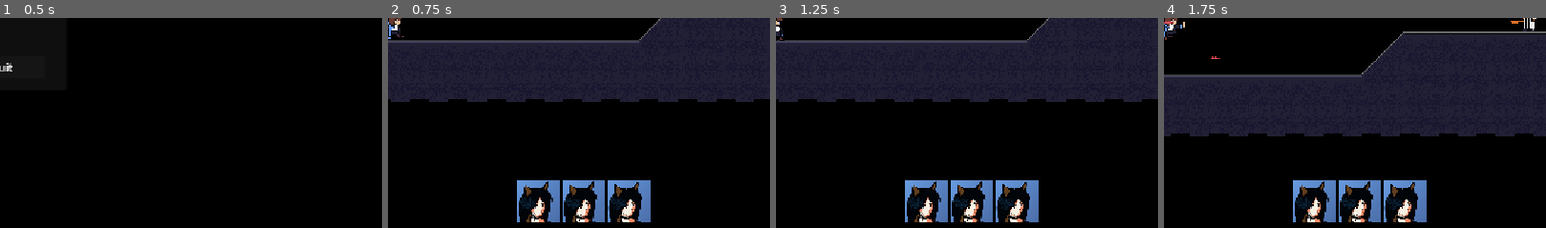
Above: before the commit, frames 1-4 (left to right).
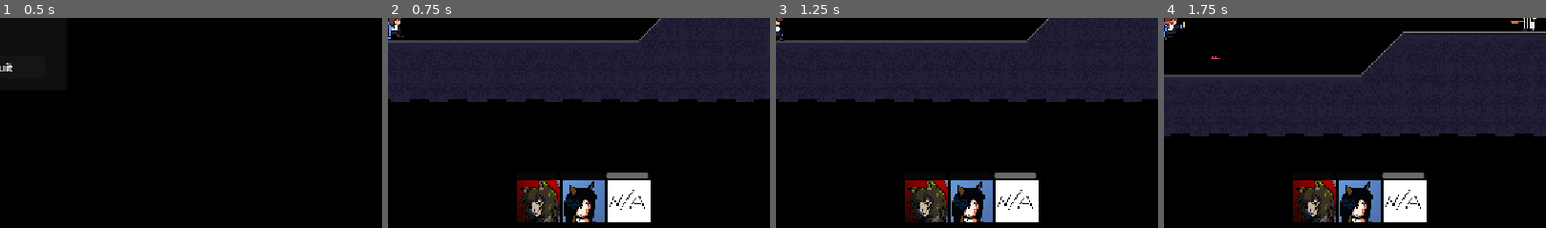
Above: after the commit, the same moments.

Repository: Rastrelly/amiyaQuest
Game: Godot game, scene res://scenes/mainMenu.tscn
The game is run twice, just before and just after one commit, with the same random seed, the same clock (stepped at 60 frames per second) and the same inputs.
Inputs:
- Up to frame 1 (0.5 s): no input
- Up to frame 2 (0.75 s): click "New Game" at 0.5 s
- Up to frame 3 (1.25 s): no input
- Up to frame 4 (1.75 s): tap Enter at 1.25 s; hold D (moveRight) from 1.28 s (still down); hold Ctrl (actAttack) from 1.28 s (still down); tap Space (moveJump) at 1.52 s
The pictures show only the part of the screen within x 50-100%, y 50-100%; the shares and areas given below are measured in that part.

Frame 1 is identical in both runs. In frame 2, 4.5% of the frame differs, in the area x 33-69%, y 73-98%; in frame 3, 4.5%; in frame 4, 4.5%.

Commit message:
helper system is online!
framework for calling helpers, ability cooldowns and UI icons for helpers now works :3

Diff:
--- /dev/null
+++ b/scenes/helperScenes/dobermannAreaCast.tscn
@@ -0,0 +1,16 @@
+[gd_scene format=3 uid="uid://bo3th0nhxv51r"]
+
+[ext_resource type="Script" uid="uid://dp0xufpy5sald" path="res://scripts/dobermann_area_cast.gd" id="1_ubftn"]
+
+[sub_resource type="RectangleShape2D" id="RectangleShape2D_pitpm"]
+size = Vector2(200, 20)
+
+[node name="dobermannArea" type="Area2D" unique_id=1269514199]
+collision_layer = 4
+collision_mask = 4
+script = ExtResource("1_ubftn")
+
+[node name="CollisionShape2D" type="CollisionShape2D" parent="." unique_id=1079541282]
+shape = SubResource("RectangleShape2D_pitpm")
+
+[connection signal="area_entered" from="." to="." method="_on_area_entered"]
--- a/scenes/main_ui.tscn
+++ b/scenes/main_ui.tscn
@@ -73,6 +73,47 @@
 texture = ExtResource("2_513t2")
 expand_mode = 3
 
+[node name="HBoxContainer2" type="HBoxContainer" parent="." unique_id=43940294]
+custom_minimum_size = Vector2(205, 8)
+custom_maximum_size = Vector2(205, 8)
+layout_mode = 1
+anchors_preset = 3
+anchor_left = 1.0
+anchor_top = 1.0
+anchor_right = 1.0
+anchor_bottom = 1.0
+offset_left = -208.0
+offset_top = -131.0
+offset_right = -3.0
+offset_bottom = -67.0
+grow_horizontal = 0
+grow_vertical = 0
+offset_transform_position = Vector2(128, -64)
+
+[node name="pb_helper1_reload" type="ProgressBar" parent="HBoxContainer2" unique_id=1880694639]
+custom_minimum_size = Vector2(64, 0)
+custom_maximum_size = Vector2(64, -1)
+layout_mode = 2
+size_flags_vertical = 1
+max_value = 1.0
+show_percentage = false
+
+[node name="pb_helper2_reload" type="ProgressBar" parent="HBoxContainer2" unique_id=630069058]
+custom_minimum_size = Vector2(64, 0)
+custom_maximum_size = Vector2(64, -1)
+layout_mode = 2
+size_flags_vertical = 1
+max_value = 1.0
+show_percentage = false
+
+[node name="pb_helper3_reload" type="ProgressBar" parent="HBoxContainer2" unique_id=1156128023]
+custom_minimum_size = Vector2(64, 0)
+custom_maximum_size = Vector2(64, -1)
+layout_mode = 2
+size_flags_vertical = 1
+max_value = 1.0
+show_percentage = false
+
 [node name="labelHP" type="Label" parent="." unique_id=294630171]
 layout_mode = 1
 offset_left = 10.0
--- /dev/null
+++ b/scenes/se_helper_medic.tscn
@@ -0,0 +1,81 @@
+[gd_scene format=3 uid="uid://dqb2tletlg7an"]
+
+[ext_resource type="PackedScene" uid="uid://bkk3ouph7pfns" path="res://scenes/speceffect_explosion.tscn" id="1_ds4xn"]
+[ext_resource type="Texture2D" uid="uid://cuma4bn38rase" path="res://sprites/helperSprites/medic.png" id="2_ds4xn"]
+
+[sub_resource type="AtlasTexture" id="AtlasTexture_bsf6w"]
+atlas = ExtResource("2_ds4xn")
+region = Rect2(0, 0, 64, 64)
+
+[sub_resource type="AtlasTexture" id="AtlasTexture_v4ldu"]
+atlas = ExtResource("2_ds4xn")
+region = Rect2(64, 0, 64, 64)
+
+[sub_resource type="AtlasTexture" id="AtlasTexture_nv20f"]
+atlas = ExtResource("2_ds4xn")
+region = Rect2(128, 0, 64, 64)
+
+[sub_resource type="AtlasTexture" id="AtlasTexture_nsjj8"]
+atlas = ExtResource("2_ds4xn")
+region = Rect2(192, 0, 64, 64)
+
+[sub_resource type="AtlasTexture" id="AtlasTexture_5y11d"]
+atlas = ExtResource("2_ds4xn")
+region = Rect2(256, 0, 64, 64)
+
+[sub_resource type="AtlasTexture" id="AtlasTexture_im0ut"]
+atlas = ExtResource("2_ds4xn")
+region = Rect2(320, 0, 64, 64)
+
+[sub_resource type="AtlasTexture" id="AtlasTexture_sm7lg"]
+atlas = ExtResource("2_ds4xn")
+region = Rect2(384, 0, 64, 64)
+
+[sub_resource type="AtlasTexture" id="AtlasTexture_thgo6"]
+atlas = ExtResource("2_ds4xn")
+region = Rect2(448, 0, 64, 64)
+
+[sub_resource type="AtlasTexture" id="AtlasTexture_ywye5"]
+atlas = ExtResource("2_ds4xn")
+region = Rect2(512, 0, 64, 64)
+
+[sub_resource type="SpriteFrames" id="SpriteFrames_v4ldu"]
+animations = [{
+"frames": [{
+"duration": 1.0,
+"texture": SubResource("AtlasTexture_bsf6w")
+}, {
+"duration": 1.0,
+"texture": SubResource("AtlasTexture_v4ldu")
+}, {
+"duration": 1.0,
+"texture": SubResource("AtlasTexture_nv20f")
+}, {
+"duration": 1.0,
+"texture": SubResource("AtlasTexture_nsjj8")
+}, {
+"duration": 1.0,
+"texture": SubResource("AtlasTexture_5y11d")
+}, {
+"duration": 1.0,
+"texture": SubResource("AtlasTexture_im0ut")
+}, {
+"duration": 1.0,
+"texture": SubResource("AtlasTexture_sm7lg")
+}, {
+"duration": 1.0,
+"texture": SubResource("AtlasTexture_thgo6")
+}, {
+"duration": 1.0,
+"texture": SubResource("AtlasTexture_ywye5")
+}],
+"loop": 0,
+"name": &"default",
+"speed": 10.0
+}]
+
+[node name="speceffect" unique_id=1413436321 instance=ExtResource("1_ds4xn")]
+
+[node name="AnimatedSprite2D" parent="." index="0" unique_id=1677364355]
+sprite_frames = SubResource("SpriteFrames_v4ldu")
+frame_progress = 0.0
--- /dev/null
+++ b/scenes/speceffect_dober_whip.tscn
@@ -0,0 +1,65 @@
+[gd_scene format=3 uid="uid://bshu7r8nn43rs"]
+
+[ext_resource type="Script" uid="uid://d1hn82ns3eo68" path="res://scripts/speceffect.gd" id="1_rk0el"]
+[ext_resource type="Texture2D" uid="uid://bqonu2130bk2s" path="res://sprites/seDobermannWhip.png" id="2_rk0el"]
+
+[sub_resource type="AtlasTexture" id="AtlasTexture_iin1x"]
+atlas = ExtResource("2_rk0el")
+region = Rect2(0, 0, 200, 20)
+
+[sub_resource type="AtlasTexture" id="AtlasTexture_3yuwp"]
+atlas = ExtResource("2_rk0el")
+region = Rect2(0, 20, 200, 20)
+
+[sub_resource type="AtlasTexture" id="AtlasTexture_eeaw7"]
+atlas = ExtResource("2_rk0el")
+region = Rect2(0, 40, 200, 20)
+
+[sub_resource type="AtlasTexture" id="AtlasTexture_nu6vs"]
+atlas = ExtResource("2_rk0el")
+region = Rect2(0, 60, 200, 20)
+
+[sub_resource type="AtlasTexture" id="AtlasTexture_xccr8"]
+atlas = ExtResource("2_rk0el")
+region = Rect2(0, 80, 200, 20)
+
+[sub_resource type="AtlasTexture" id="AtlasTexture_78bnk"]
+atlas = ExtResource("2_rk0el")
+region = Rect2(0, 100, 200, 20)
+
+[sub_resource type="SpriteFrames" id="SpriteFrames_3yuwp"]
+animations = [{
+"frames": [{
+"duration": 1.0,
+"texture": SubResource("AtlasTexture_iin1x")
+}, {
+"duration": 1.0,
+"texture": SubResource("AtlasTexture_3yuwp")
+}, {
+"duration": 1.0,
+"texture": SubResource("AtlasTexture_eeaw7")
+}, {
+"duration": 1.0,
+"texture": SubResource("AtlasTexture_nu6vs")
+}, {
+"duration": 1.0,
+"texture": SubResource("AtlasTexture_xccr8")
+}, {
+"duration": 1.0,
+"texture": SubResource("AtlasTexture_78bnk")
+}],
+"loop": 0,
+"name": &"default",
+"speed": 20.0
+}]
+
+[node name="speceffect" type="Node2D" unique_id=1413436321]
+script = ExtResource("1_rk0el")
+
+[node name="AnimatedSprite2D" type="AnimatedSprite2D" parent="." unique_id=1677364355]
+sprite_frames = SubResource("SpriteFrames_3yuwp")
+autoplay = "default"
+frame = 5
+frame_progress = 1.0
+
+[connection signal="animation_finished" from="AnimatedSprite2D" to="." method="_speceffect_finished"]
--- a/scripts/GlobalFuncLib.gd
+++ b/scripts/GlobalFuncLib.gd
@@ -15,7 +15,13 @@
 	else:
 		return true
 
-
+#spawns speceffects cene node ad point; probably can spawn any node, needs testing
+func spawnSpeceffectAtPoint(path:String, pos: Vector2, scale: Vector2) -> void:
+	var se = load(path)
+	var seInst = se.instantiate()
+	get_tree().current_scene.add_child(seInst)
+	seInst.position = pos
+	seInst.scale = scale
 
 # Called when the node enters the scene tree for the first time.
 func _ready() -> void:
--- a/scripts/GlobalHelperController.gd
+++ b/scripts/GlobalHelperController.gd
@@ -1,46 +1,61 @@
 extends Node
+
+#inform UI that update is needed
+signal updateHelperUI
 
 #how many helpers can be assigned
 var maxHelpers:int = 3
 
 #assigned helpers
-var helpers:Array[int]=[0,2,0]
+var helpers:Array[int]=[1,2,0]
 #0 - nobody
 #1 - medic
 #2 - dobermann
 #3 - ace
 
+#timer to reset helper availability
+var helperTimers:Array[float]=[0.0,0.0,0.0]
+
 #contains cooldowns for all helpers; filled in _ready; is not slot-related
 var helperCooldowns:Array[float]=[]
 
-var helperTimers:Array[float]=[0.0,0.0,0.0]
-
+#names for icos of current helpers
+var helperIcons:Array[String]=["medic","dobermann","na"]
 
 #sets helper in slot by id (see comment for helpers array variable)
-func assignHelper(slotId:int, helperId:int) -> void:
+func assignHelper(slotId:int, helperId:int, helperName:String) -> void:
 	if (slotId >= 0 and slotId < maxHelpers):
 		helpers[slotId] = helperId
+		helperIcons[slotId] = helperName
+		updateHelperUI.emit()
 
+#sets helper timers to zero
 func resetHelperTimers() -> void:
-	#run timers
 	for i in maxHelpers:
 		helperTimers[i]=0.0
 
 func useHelper(helperSlot:int) -> bool:
 	if(helperTimers[helperSlot]<=0):
+
 		if (helpers[helperSlot]==0):
 			return false
+
 		if (helpers[helperSlot]==1):
-			return true
-		if (helpers[helperSlot]==2):
-			var helperSe = load("res://scenes/se_helper_dobermann.tscn")
-			var helperSeInst = helperSe.instantiate()
-			get_tree().current_scene.add_child(helperSeInst)
-			helperSeInst.position = GlobalStateMonitor.playerPos
+			GlobalFuncLib.spawnSpeceffectAtPoint("res://scenes/se_helper_medic.tscn",GlobalStateMonitor.playerPos,Vector2(GlobalStateMonitor.playerDir,1.0))
+			GlobalStateMonitor.healPlayer.emit(10)
 			helperTimers[helperSlot] = helperCooldowns[helpers[helperSlot]]
 			return true
+
+		if (helpers[helperSlot]==2):
+			GlobalFuncLib.spawnSpeceffectAtPoint("res://scenes/se_helper_dobermann.tscn",GlobalStateMonitor.playerPos,Vector2(GlobalStateMonitor.playerDir,1.0))
+			GlobalFuncLib.spawnSpeceffectAtPoint("res://scenes/speceffect_dober_whip.tscn",GlobalStateMonitor.playerPos+Vector2(100,0)*GlobalStateMonitor.playerDir,Vector2(GlobalStateMonitor.playerDir,1.0))
+			GlobalFuncLib.spawnSpeceffectAtPoint("res://scenes/helperScenes/dobermannAreaCast.tscn",GlobalStateMonitor.playerPos + Vector2(100,0)*GlobalStateMonitor.playerDir,Vector2(1.0,1.0))
+			helperTimers[helperSlot] = helperCooldowns[helpers[helperSlot]]
+			return true
+
 		if (helpers[helperSlot]==3):
 			return true
+
 	return false
 
 
--- /dev/null
+++ b/scripts/dobermann_area_cast.gd
@@ -0,0 +1,16 @@
+class_name doberWhipAreaCast extends Area2D
+
+var castLength:float = 200
+var dobermannWhipDamage = 2
+
+# Called when the node enters the scene tree for the first time.
+func _ready() -> void:
+	print("dobermann area cast spawned at ",self.position)
+
+
+# Called every frame. 'delta' is the elapsed time since the previous frame.
+func _process(delta: float) -> void:
+	pass
+
+func _on_area_entered(area: Area2D) -> void:
+	GlobalFuncLib.checkDamageable(area,true,dobermannWhipDamage)
--- a/scripts/global_stateMonitor.gd
+++ b/scripts/global_stateMonitor.gd
@@ -2,9 +2,11 @@
 
 var playerPos:Vector2
 var playerHP:float = 0.0
+var playerDir:int = 1
 var jumpDownMode:bool = false
 
 signal player_position(player_position: Vector2)
+signal healPlayer(amt:int)
 
 # Called when the node enters the scene tree for the first time.
 func _ready() -> void:
--- a/scripts/main_ui.gd
+++ b/scripts/main_ui.gd
@@ -4,11 +4,29 @@
 @onready var label_hp: Label = $labelHP
 @onready var label_death: Label = $labelDeath
 
+@onready var hlp1ico: TextureRect = $HBoxContainer/helper1
+@onready var hlp2ico: TextureRect = $HBoxContainer/helper2
+@onready var hlp3ico: TextureRect = $HBoxContainer/helper3
+
+
+@onready var hlp1pb: ProgressBar = $HBoxContainer2/pb_helper1_reload
+@onready var hlp2pb: ProgressBar = $HBoxContainer2/pb_helper2_reload
+@onready var hlp3pb: ProgressBar = $HBoxContainer2/pb_helper3_reload
+
+
 var scrSize:Vector2
+
+#refresh UI icons
+func updateUIElems() -> void:
+	hlp1ico.set_texture(load("res://sprites/uiGraphics/ico_"+GlobalHelperController.helperIcons[0]+"_smol.png"))
+	hlp2ico.set_texture(load("res://sprites/uiGraphics/ico_"+GlobalHelperController.helperIcons[1]+"_smol.png"))
+	hlp3ico.set_texture(load("res://sprites/uiGraphics/ico_"+GlobalHelperController.helperIcons[2]+"_smol.png"))
 
 # Called when the node enters the scene tree for the first time.
 func _ready() -> void:
 	scrSize = get_viewport().get_visible_rect().size
+	GlobalHelperController.updateHelperUI.connect(updateUIElems)
+	updateUIElems()
 
 # Called every frame. 'delta' is the elapsed time since the previous frame.
 func _process(delta: float) -> void:
@@ -17,3 +35,13 @@
 		label_death.visible = true
 	else:
 		label_death.visible = false
+
+	#set progresbar maximums
+	hlp1pb.max_value = GlobalHelperController.helperCooldowns[GlobalHelperController.helpers[0]]
+	hlp2pb.max_value = GlobalHelperController.helperCooldowns[GlobalHelperController.helpers[1]]
+	hlp3pb.max_value = GlobalHelperController.helperCooldowns[GlobalHelperController.helpers[2]]
+
+	#update progress
+	hlp1pb.value = GlobalHelperController.helperTimers[0]
+	hlp2pb.value = GlobalHelperController.helperTimers[1]
+	hlp3pb.value = GlobalHelperController.helperTimers[2]
--- a/scripts/pc_char.gd
+++ b/scripts/pc_char.gd
@@ -22,6 +22,7 @@
 var isDead:bool = false
 var deathTimePool:float = 5.0
 var hp:float = 10.0
+var hpMax:float = 10.0
 
 var midair:bool = false
 
@@ -49,9 +50,17 @@
 func getIsEnemy() -> bool:
 	return isEnemy;
 
+
+func heal(amt:int)->void:
+	hp+=amt
+	if (hp > hpMax):
+		hp = hpMax
+
+
 func _ready() -> void:
 	var UI = uiClass.instantiate()
 	cameraRef.add_child.call_deferred(UI)
+	GlobalStateMonitor.healPlayer.connect(heal)
 
 
 func _physics_process(delta: float) -> void:
@@ -109,6 +118,8 @@
 		plrSprite.flip_h = true
 		lookDir = -1.0
 
+	#refresh gjlobal player dir
+	GlobalStateMonitor.playerDir = round(lookDir)
 
 	# Add the gravity.
 	if midair:
Not shown, added: scripts/dobermann_area_cast.gd.uid
Binary file added: sprites/helperSprites/dobermann.gif
Binary file added: sprites/helperSprites/medic.aseprite
Binary file added: sprites/helperSprites/medic.gif
Binary file added: sprites/helperSprites/medic.png
Not shown, added: sprites/helperSprites/medic.png.import
Binary file added: sprites/seDobermannWhip.aseprite
Binary file added: sprites/seDobermannWhip.png
Not shown, added: sprites/seDobermannWhip.png.import
Binary file changed: sprites/uiGraphics/ico_medic_big.png
Binary file changed: sprites/uiGraphics/ico_medic_smol.png
Binary file added: sprites/uiGraphics/ico_na_smol.png
(and 4 more such lines)
